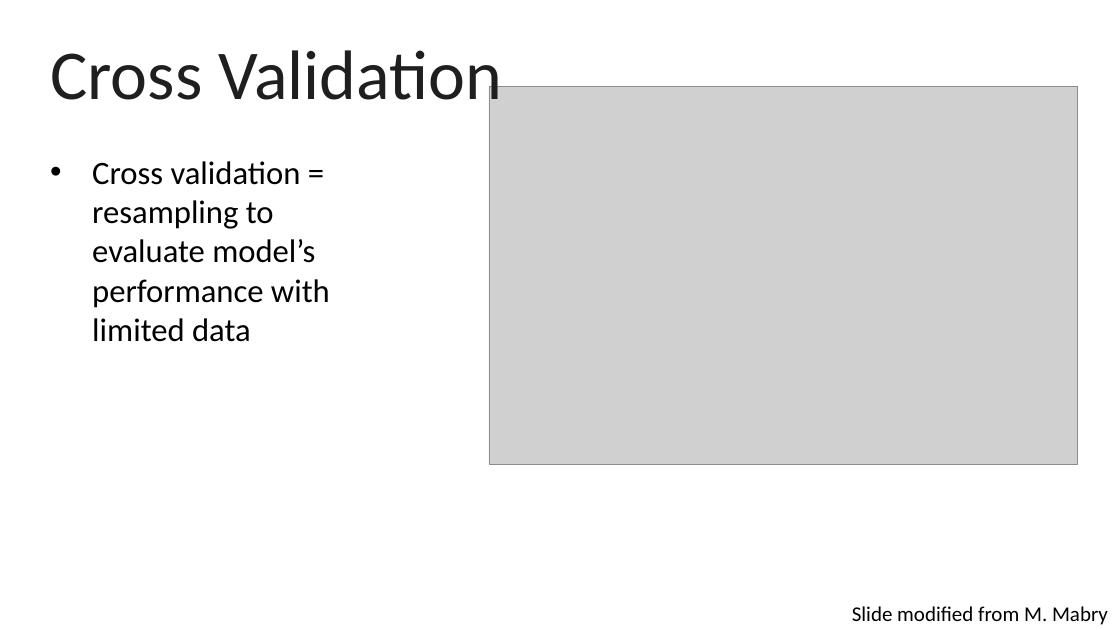
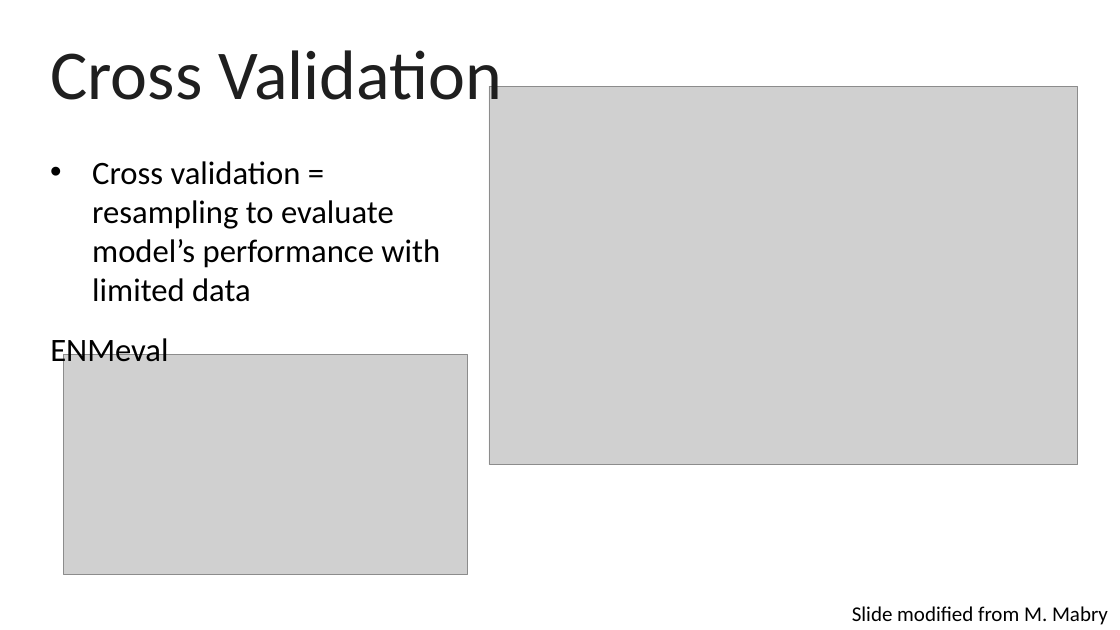
Before and after one commit to soltislab/BotanyENMWorkshops, a slide deck: slide 5 of Demos/Rbased/Presentations/06a.Activity-Ecological NIche Modeling.pptx. Drawn at 1120x630 pixels with LibreOffice and Linux fonts; fonts in the diff are those of the drawing; grey boxes stand for pictures. Boxes give left, top, right and bottom in pixels: in the first picture for what was removed or moved away, otherwise in the second. Text is boxed around its words. In the diff, an @@ line names an element or a change of style, - is before the commit and + after.

```diff
--- a/Demos/Rbased/Presentations/06a.Activity-Ecological NIche Modeling.pptx
+++ b/Demos/Rbased/Presentations/06a.Activity-Ecological NIche Modeling.pptx
@@ text "Cross validation = resampling to ..." rewrapped from (92,161,330,342) to (92,161,440,302) @@
@@ text added at (50,334,168,369), 28 pt, text #000000 @@
+ENMeval
@@ picture added at (64,355,468,575) @@
```
Also in this commit, not shown: 2 other slides changed, 20 other files.
